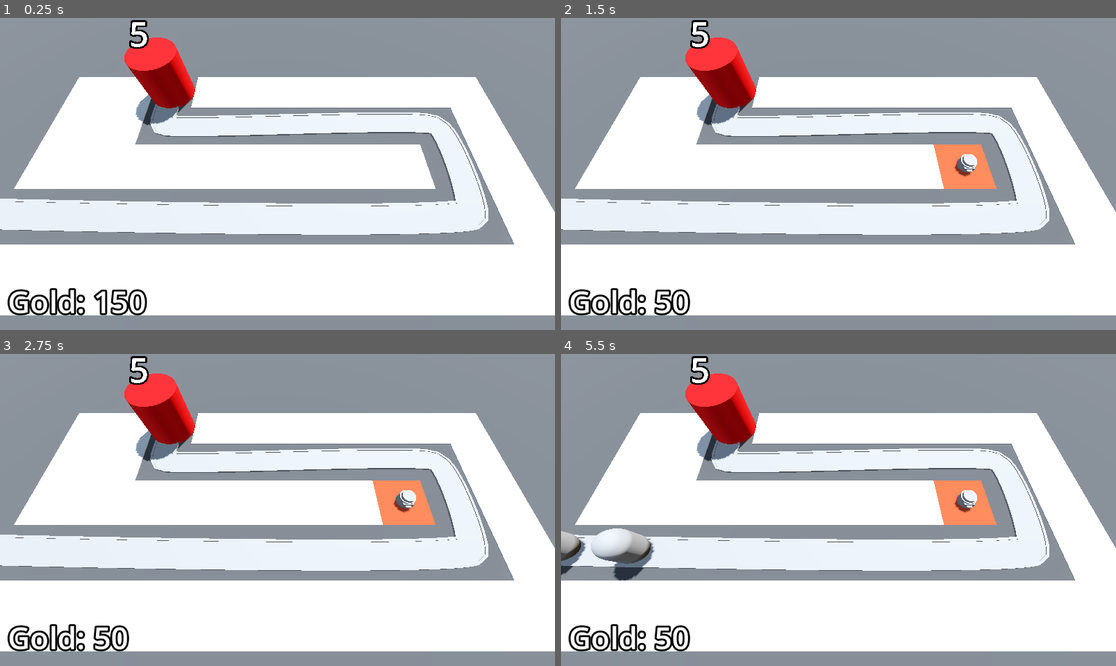
Above: before the commit, frames 1-4 (two rows, left to right).
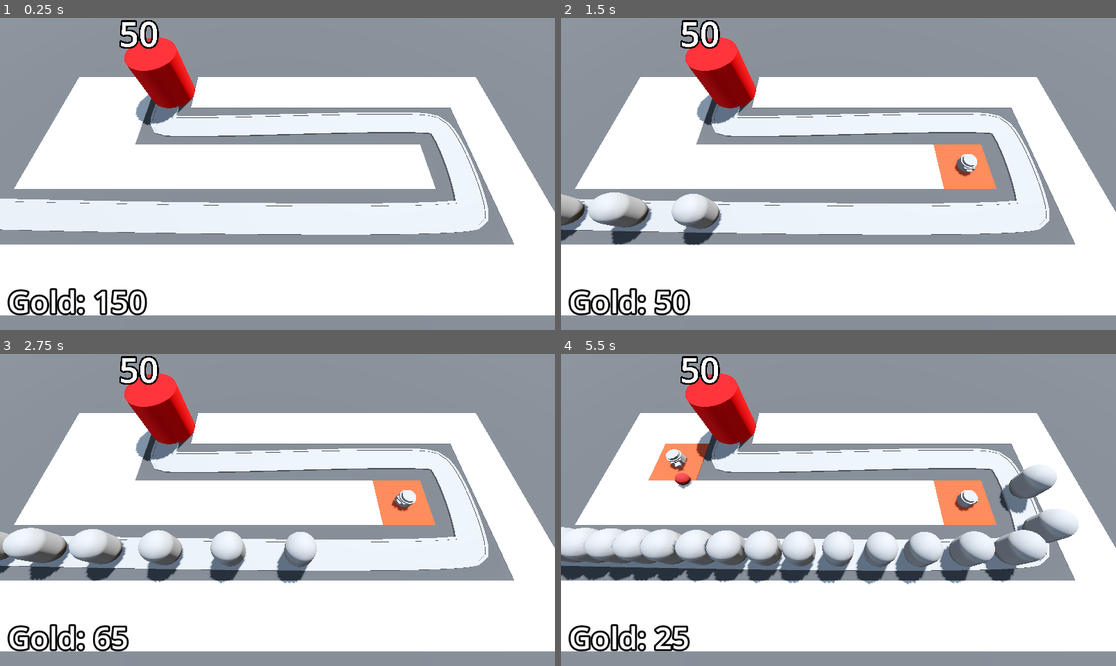
Above: after the commit, the same moments.

Repository: MireiaGonzalez/3d-tower-defence
Game: Godot game, scene res://BaseLevel.tscn
Two runs of this game, one before a commit and one after it. Both use one fixed random seed, a clock stepped at 60 frames per second and the inputs below.
Inputs (mouse positions are in pixels of both pictures, inside the frame that each line leads up to):
- Up to frame 1 (0.25 s): no input
- Up to frame 2 (1.5 s): tap Enter at 0.5 s; move the mouse to (960, 158) at 0.52 s; press the mouse at (960, 158) at 0.53 s; move the mouse to (727, 189) at 1.27 s; release the mouse at (727, 189) at 1.28 s; click (727, 189) at 1.35 s
- Up to frame 3 (2.75 s): move the mouse to (333, 441) at 2.02 s; press the mouse at (333, 441) at 2.03 s
- Up to frame 4 (5.5 s): move the mouse to (810, 572) at 2.77 s; release the mouse at (810, 572) at 2.78 s; click (810, 572) at 2.85 s; move the mouse to (1005, 556) at 3.52 s; press the mouse at (1005, 556) at 3.53 s; move the mouse to (672, 463) at 4.27 s; release the mouse at (672, 463) at 4.28 s; click (672, 463) at 4.35 s; move the mouse to (866, 510) at 5.02 s; press the mouse at (866, 510) at 5.03 s

The runs differ from the first frame. In frame 1, 0.5% of the frame differs, in the area x 21-29%, y 0-10%; in frame 2, 2.8%; in frame 3, 5.0%; in frame 4, 12%, in the area x 0-94%, y 0-96%.

Commit message:
stop spawning enemies when timer runs out, show victory layer when all enemies have been defeated

Diff:
--- a/Base/base.gd
+++ b/Base/base.gd
@@ -15,6 +15,7 @@
 
 func _ready() -> void:
 	current_health = max_health
+	Engine.time_scale = 5
 
 func take_damage() -> void:
 	current_health -= 1
--- a/BaseLevel.tscn
+++ b/BaseLevel.tscn
@@ -65,11 +65,12 @@
 "cells": PackedInt32Array(65535, 65534, 0, 65535, 2, 0, 65531, 65535, 0, 4, 65535, 0, 65531, 65534, 0, 65532, 65534, 0, …(306 unchanged characters)…
 }
 
-[node name="EnemyPath" type="Path3D" parent="." node_paths=PackedStringArray("difficulty_manager")]
+[node name="EnemyPath" type="Path3D" parent="." node_paths=PackedStringArray("difficulty_manager", "victory_layer")]
 curve = SubResource("Curve3D_lvb7b")
 script = ExtResource("3_ufkdr")
 enemy_scene = ExtResource("2_5x8ra")
 difficulty_manager = NodePath("../DifficultyManager")
+victory_layer = NodePath("../VictoryLayer")
 
 [node name="Road" type="CSGPolygon3D" parent="EnemyPath"]
 polygon = PackedVector2Array(-1, 0, -1, 0.1, 1, 0.1, 1, 0)
@@ -80,7 +81,7 @@
 path_simplify_angle = 0.0
 path_rotation = 2
 path_rotation_accurate = false
-path_local = false
+path_local = true
 path_continuous_u = true
 path_u_distance = 1.0
 path_joined = false
@@ -94,7 +95,7 @@
 path_simplify_angle = 0.0
 path_rotation = 2
 path_rotation_accurate = false
-path_local = false
+path_local = true
 path_continuous_u = true
 path_u_distance = 1.0
 path_joined = false
@@ -108,7 +109,7 @@
 path_simplify_angle = 0.0
 path_rotation = 2
 path_rotation_accurate = false
-path_local = false
+path_local = true
 path_continuous_u = true
 path_u_distance = 1.0
 path_joined = false
@@ -119,6 +120,7 @@
 
 [node name="Base" parent="." instance=ExtResource("3_o2j4u")]
 transform = Transform3D(1, 0, 0, 0, 1, 0, 0, 0, 1, -10.0017, 0, -5.89437)
+max_health = 50
 
 [node name="TurretManager" type="Node3D" parent="." node_paths=PackedStringArray("enemy_path")]
 script = ExtResource("5_cwwxe")
@@ -147,5 +149,16 @@
 
 [node name="DifficultyManager" parent="." instance=ExtResource("9_xkmwr")]
 
+[node name="VictoryLayer" type="CanvasLayer" parent="."]
+visible = false
+
+[node name="ColorRect" type="ColorRect" parent="VictoryLayer"]
+anchors_preset = 15
+anchor_right = 1.0
+anchor_bottom = 1.0
+grow_horizontal = 2
+grow_vertical = 2
+color = Color(0, 0, 0, 0.588235)
+
 [connection signal="timeout" from="EnemyPath/Timer" to="EnemyPath" method="spawn_enemy"]
 [connection signal="stop_spawning_enemies" from="DifficultyManager" to="EnemyPath" method="_on_difficulty_manager_stop_spawning_enemies"]
--- a/RayPickerCamera/ray_picker_camera.gd
+++ b/RayPickerCamera/ray_picker_camera.gd
@@ -8,7 +8,7 @@
 @onready var bank: Bank = get_tree().get_first_node_in_group("bank")
 
 # Called every frame. 'delta' is the elapsed time since the previous frame.
-func _process(delta: float) -> void:
+func _process(_delta: float) -> void:
 	var mouse_position: Vector2 = get_viewport().get_mouse_position()
 	ray_cast_3d.target_position = project_local_ray_normal(mouse_position) * 100
 	ray_cast_3d.force_raycast_update()
--- a/Turret/turret.gd
+++ b/Turret/turret.gd
@@ -9,7 +9,7 @@
 var enemy_path: Path3D
 var target: PathFollow3D
 
-func _physics_process(delta: float) -> void:
+func _physics_process(_delta: float) -> void:
 	target = find_best_target()
 	if target:
 		look_at(target.global_position, Vector3.UP, true)
--- a/enemy_path.gd
+++ b/enemy_path.gd
@@ -2,6 +2,8 @@
 
 @export var enemy_scene: PackedScene
 @export var difficulty_manager: DifficultyManager
+@export var victory_layer: CanvasLayer
+
 @onready var timer: Timer = $Timer
 
 func spawn_enemy() -> void:
@@ -9,7 +11,15 @@
 	new_enemy.max_health = difficulty_manager.get_enemy_health()
 	add_child(new_enemy)
 	timer.wait_time = difficulty_manager.get_spawn_time()
-	print(new_enemy.current_health)
+	new_enemy.tree_exited.connect(enemy_defeated)
 
 func _on_difficulty_manager_stop_spawning_enemies() -> void:
 	timer.stop()
+
+func enemy_defeated() -> void:
+	if timer.is_stopped():
+		for child in get_children():
+			if child is Enemy:
+				return
+		print("You won")
+		victory_layer.visible = true
